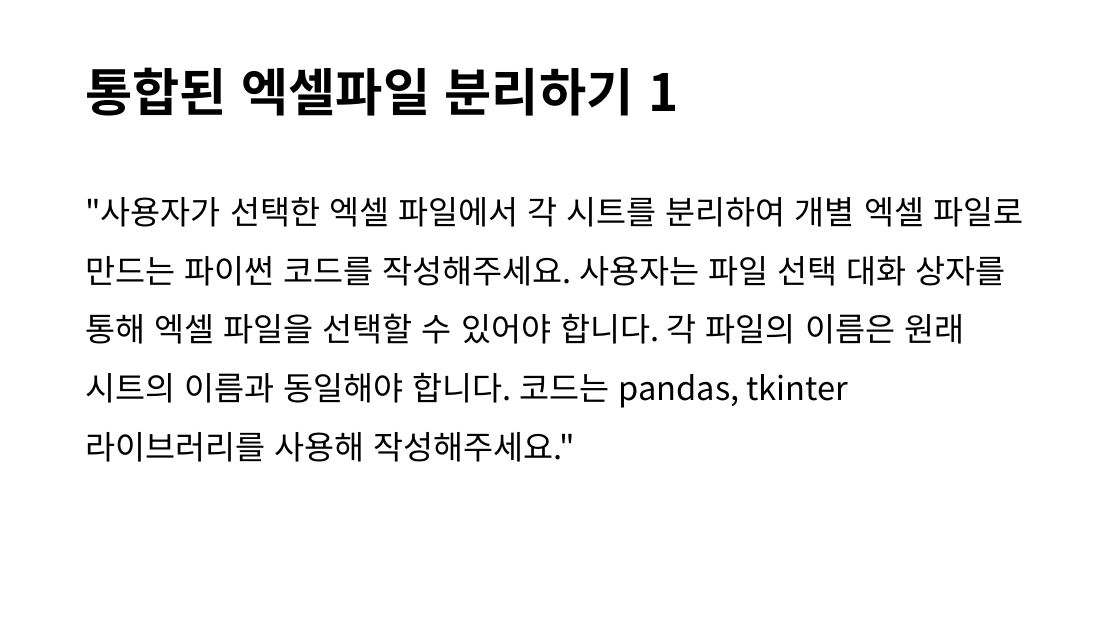
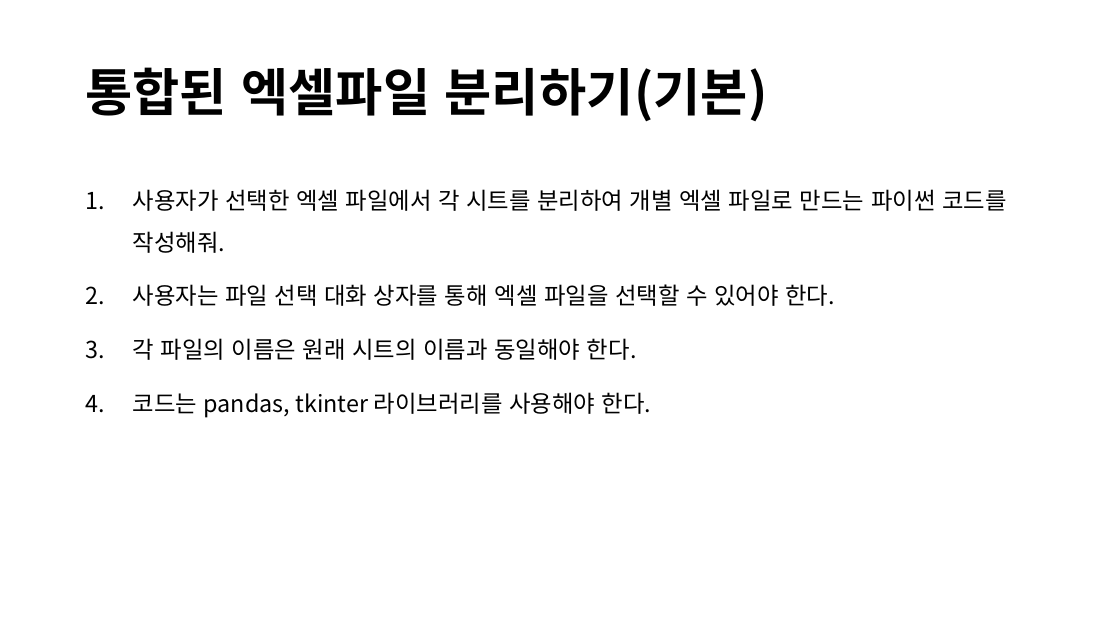
Before and after one commit to lolsaless/Python, a slide deck: slide 19 of 프롬프트 실습.pptx (slide 18 before the commit). Drawn at 1120x630 pixels with LibreOffice and Linux fonts; fonts in the diff are those of the drawing. Boxes give left, top, right and bottom in pixels: in the first picture for what was removed or moved away, otherwise in the second. Text is boxed around its words. In the diff, an @@ line names an element or a change of style, - is before the commit and + after.

```diff
--- a/프롬프트 실습.pptx
+++ b/프롬프트 실습.pptx
@@ title at [85,67,768,122]: text changed @@
-통합된 엑셀파일 분리하기 1
+통합된 엑셀파일 분리하기(기본)
@@ text at [133,189,1006,418]: text changed; size 28 to 20 pt @@
-"사용자가 선택한 엑셀 파일에서 각 시트를 분리하여 개별 엑셀 파일로 만드는 파이썬 코드를 작성해주세요. 사용자는 파일 선택 대화 상자를 통해 엑셀 파일을 선택할 수 있어야 합니다. 각 파일의 이름은 원래 시트의 이름과 동일해야 합니다. 코드는 pandas, tkinter 라이브러리를 사용해 작성해주세요."
+1. 사용자가 선택한 엑셀 파일에서 각 시트를 분리하여 개별 엑셀 파일로 만드는 파이썬 코드를 작성해줘.
+2. 사용자는 파일 선택 대화 상자를 통해 엑셀 파일을 선택할 수 있어야 한다.
+3. 각 파일의 이름은 원래 시트의 이름과 동일해야 한다.
+4. 코드는 pandas, tkinter 라이브러리를 사용해야 한다.
```
Also in this commit, not shown: 37 other slides changed, 4 slides added, 1 slide removed.
